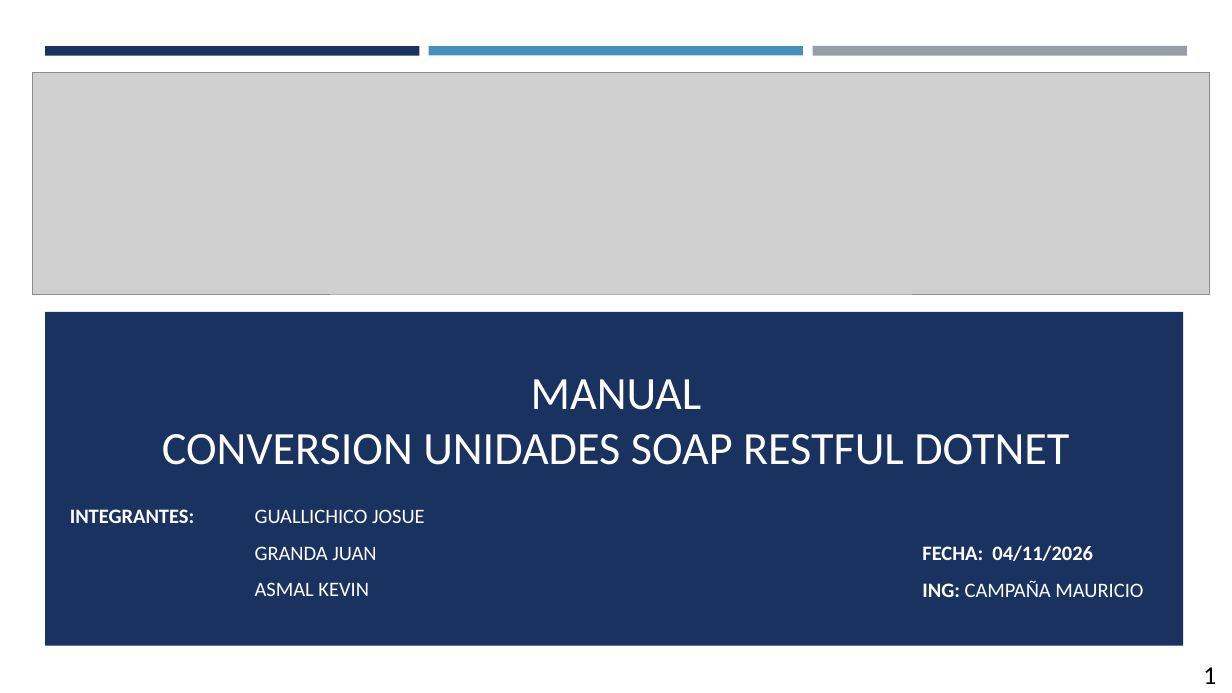
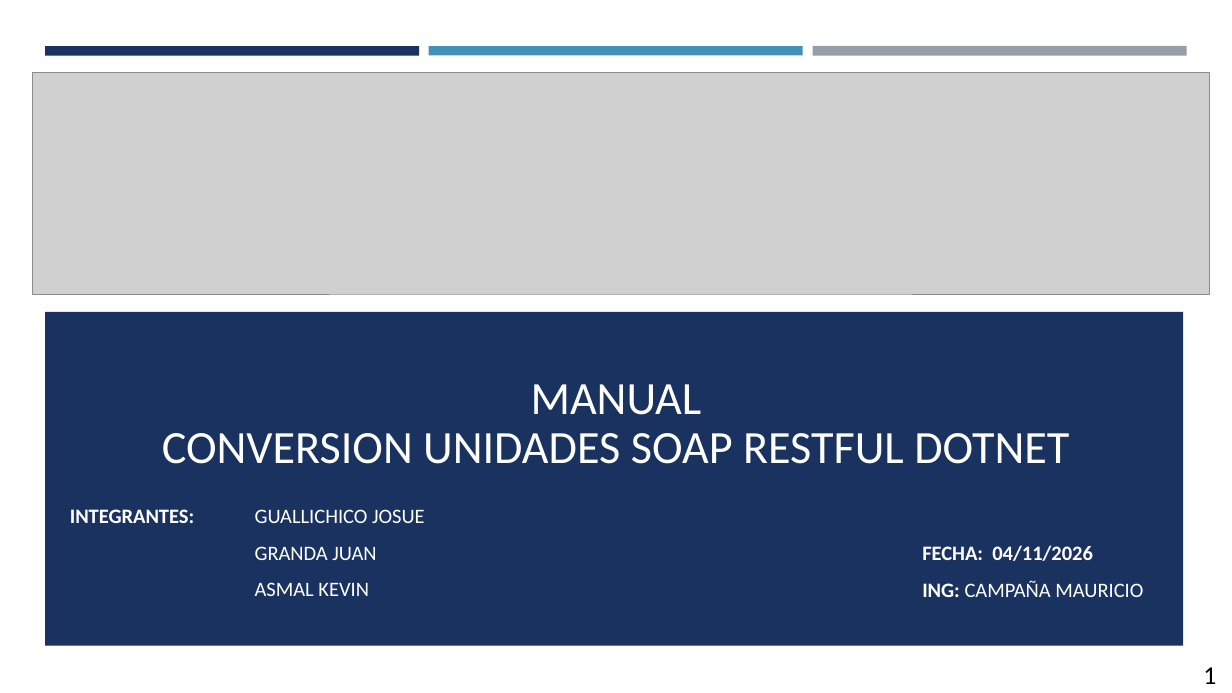
Before and after one commit to Juangranda3424/Arquitectura-Grupo8, a slide deck: slide 1 of Parcial 1/SINBBDD/TI.1.4. PAO202651_SOAP_RESTFUL_DONET_SINBDD_NRC36884_GR 8/05. DOCUMENTACION/PRESENTACION_TI_1_4__SOAP_RESTFUL_sin_BDD_en_DOTNET.pptx. Drawn at 1232x693 pixels with LibreOffice and Linux fonts; fonts in the diff are those of the drawing; grey boxes stand for pictures. Boxes give left, top, right and bottom in pixels: in the first picture for what was removed or moved away, otherwise in the second. Text is boxed around its words. In the diff, an @@ line names an element or a change of style, - is before the commit and + after.

Commit message:
docs(ti14): update the REST .NET manual and presentation

```diff
--- a/Parcial 1/SINBBDD/TI.1.4. PAO202651_SOAP_RESTFUL_DONET_SINBDD_NRC36884_GR 8/05. DOCUMENTACION/PRESENTACION_TI_1_4__SOAP_RESTFUL_sin_BDD_en_DOTNET.pptx
+++ b/Parcial 1/SINBBDD/TI.1.4. PAO202651_SOAP_RESTFUL_DONET_SINBDD_NRC36884_GR 8/05. DOCUMENTACION/PRESENTACION_TI_1_4__SOAP_RESTFUL_sin_BDD_en_DOTNET.pptx
@@ title "MANUAL CONVERSION UNIDADES SOAP RESTFUL ..." at (x1=162, y1=384, x2=1069, y2=464): line spacing 1 to 0.9 @@
```
Also in this commit, not shown: 53 other slides changed, 15 slides removed, 1 other file.
